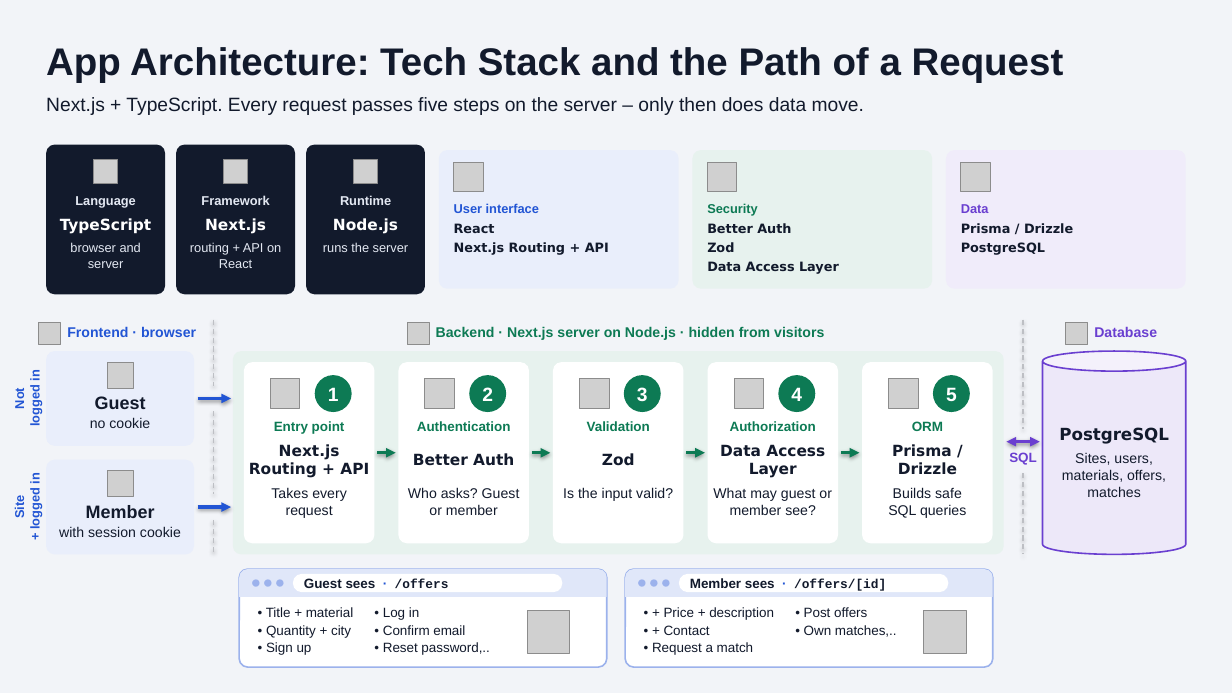
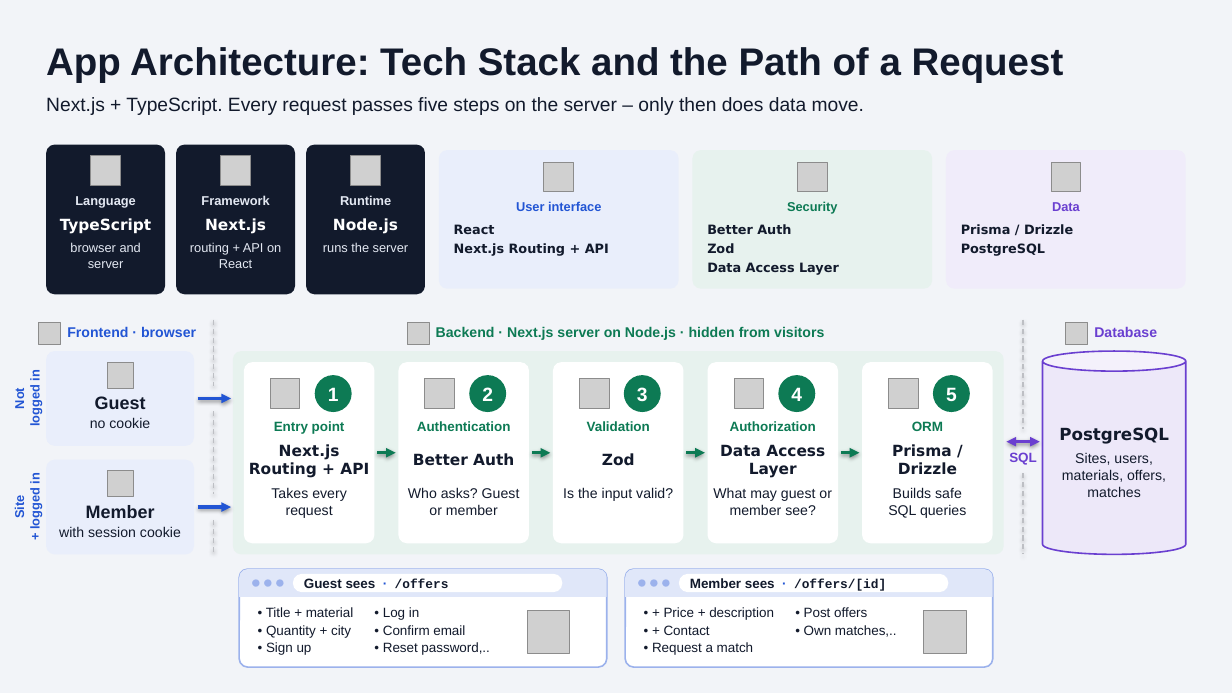
Before and after one commit to lu4k87/__project_applied_research, a slide deck: slide 1 of Praesentation/folien/App-Architecture-EN.pptx. Drawn at 1232x693 pixels with LibreOffice and Linux fonts; fonts in the diff are those of the drawing; grey boxes stand for pictures; background and template pictures are left out. Boxes give left, top, right and bottom in pixels: in the first picture for what was removed or moved away, otherwise in the second. Text is boxed around its words. In the diff, an @@ line names an element or a change of style, - is before the commit and + after.

```diff
--- a/Praesentation/folien/App-Architecture-EN.pptx
+++ b/Praesentation/folien/App-Architecture-EN.pptx
@@ picture: place and size @@
-picture at bbox=[93, 159, 117, 183]
+picture at bbox=[91, 155, 120, 185]
@@ picture: place and size @@
-picture at bbox=[224, 159, 248, 183]
+picture at bbox=[221, 155, 250, 185]
@@ picture: place and size @@
-picture at bbox=[354, 159, 378, 183]
+picture at bbox=[351, 155, 381, 185]
@@ 3 pictures: place and size @@
-3 pictures at bbox=[454, 162, 991, 191]
+3 pictures at bbox=[544, 162, 1081, 191]
@@ text added at bbox=[516, 201, 601, 211], 10 pt, text #2255D4, bold @@
+User interface
@@ text at bbox=[707, 203, 757, 216]: paragraph removed @@
-Security
@@ text added at bbox=[787, 201, 837, 214], 10 pt, text #0D7A54, bold @@
+Security
@@ text at bbox=[961, 204, 989, 213]: paragraph removed @@
-Data
@@ text added at bbox=[1052, 202, 1080, 211], 10 pt, text #6A3FD0, bold @@
+Data
@@ text at bbox=[454, 224, 609, 256]: paragraph removed @@
-User interface
@@ text "Better Auth": place and size @@
-text "Better Auth" at bbox=[707, 203, 839, 274]
+text "Better Auth" at bbox=[707, 224, 839, 275]
@@ text "Prisma / Drizzle": place and size @@
-text "Prisma / Drizzle" at bbox=[961, 204, 1073, 255]
+text "Prisma / Drizzle" at bbox=[961, 224, 1073, 256]
```
Also in this commit, not shown: 4 other files.
